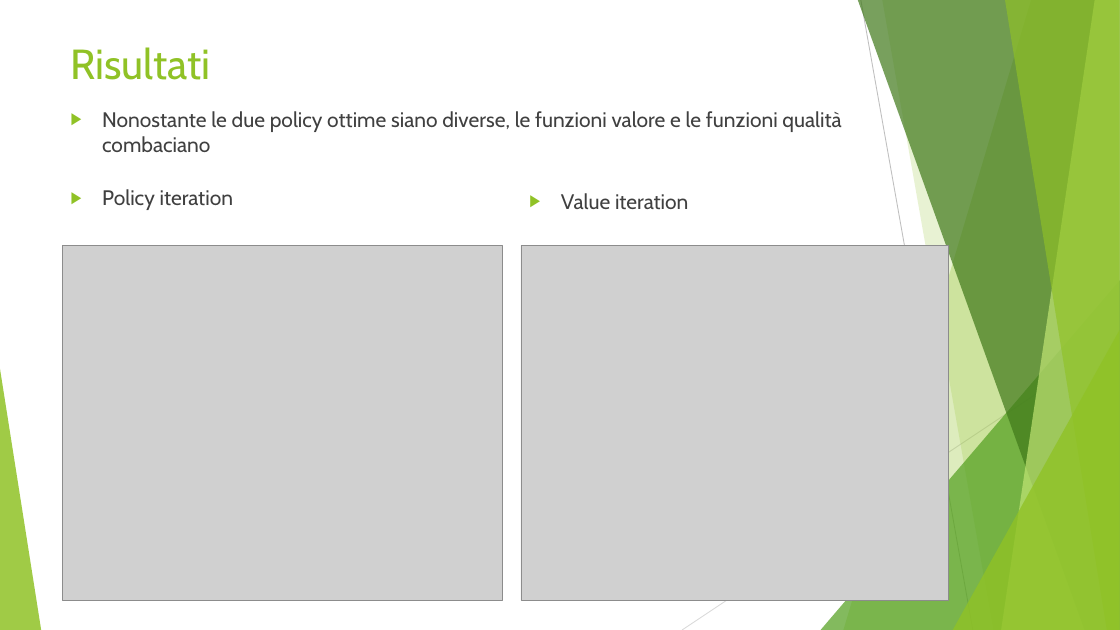
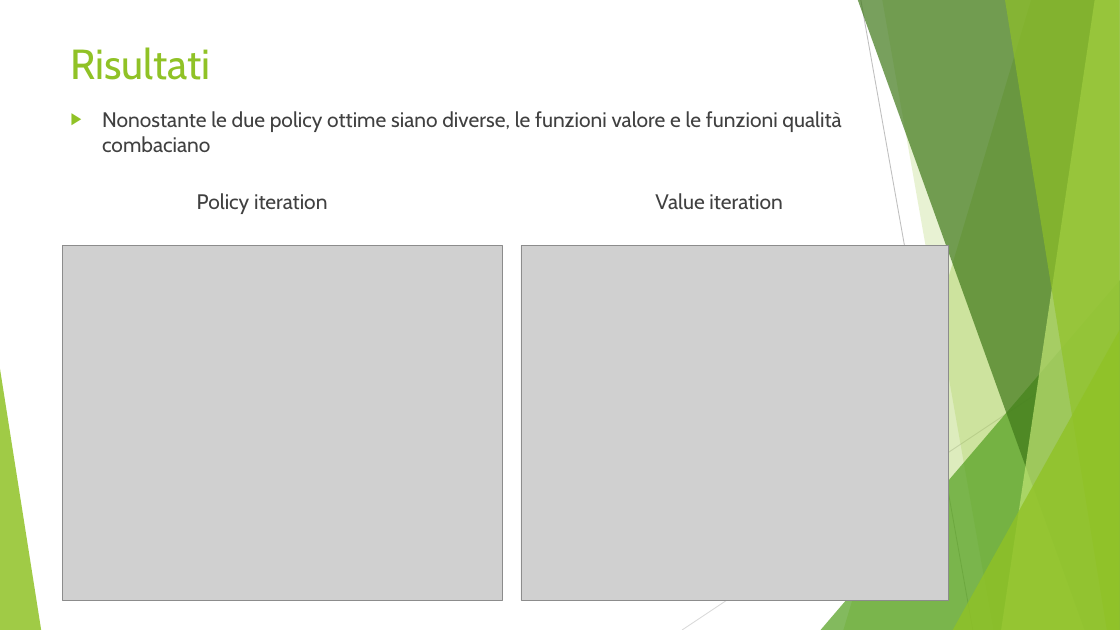
Before and after one commit to costanzagiacona/MRL, a slide deck: slide 16 of Gambler.pptx. Drawn at 1120x630 pixels with LibreOffice and Linux fonts; fonts in the diff are those of the drawing; grey boxes stand for pictures. Boxes give left, top, right and bottom in pixels: in the first picture for what was removed or moved away, otherwise in the second. Text is boxed around its words. In the diff, an @@ line names an element or a change of style, - is before the commit and + after.

```diff
--- a/Gambler.pptx
+++ b/Gambler.pptx
@@ text "Policy iteration" at (197, 193, 327, 214): bullet ▶ to none @@
@@ text "Value iteration" at (655, 193, 782, 209): bullet ▶ to none @@
```
Also in this commit, not shown: 3 other slides changed, 2 other files.
